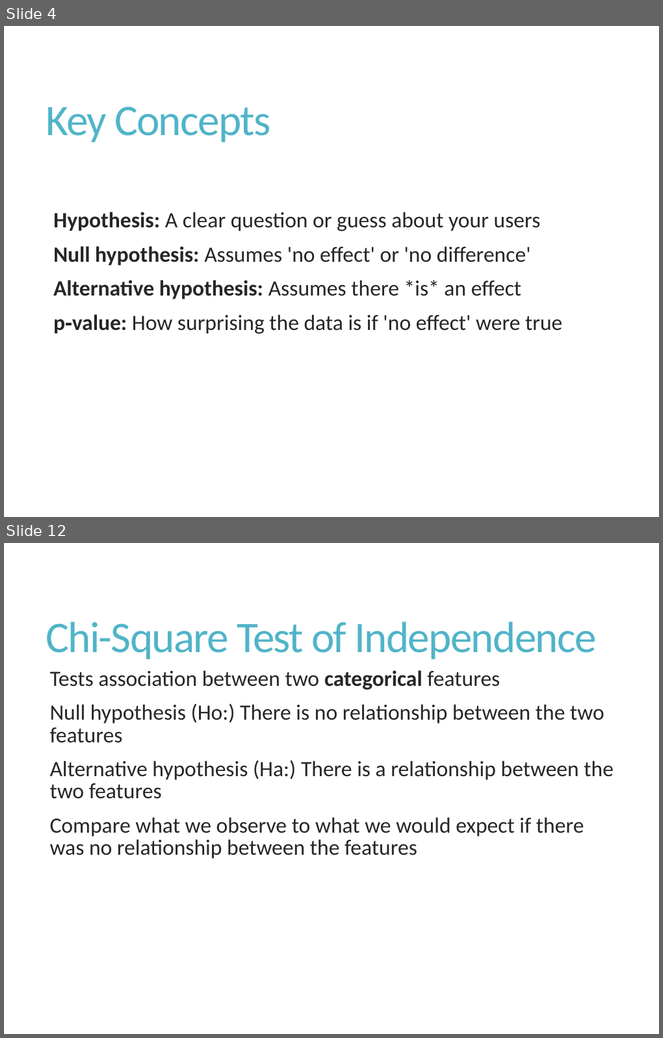
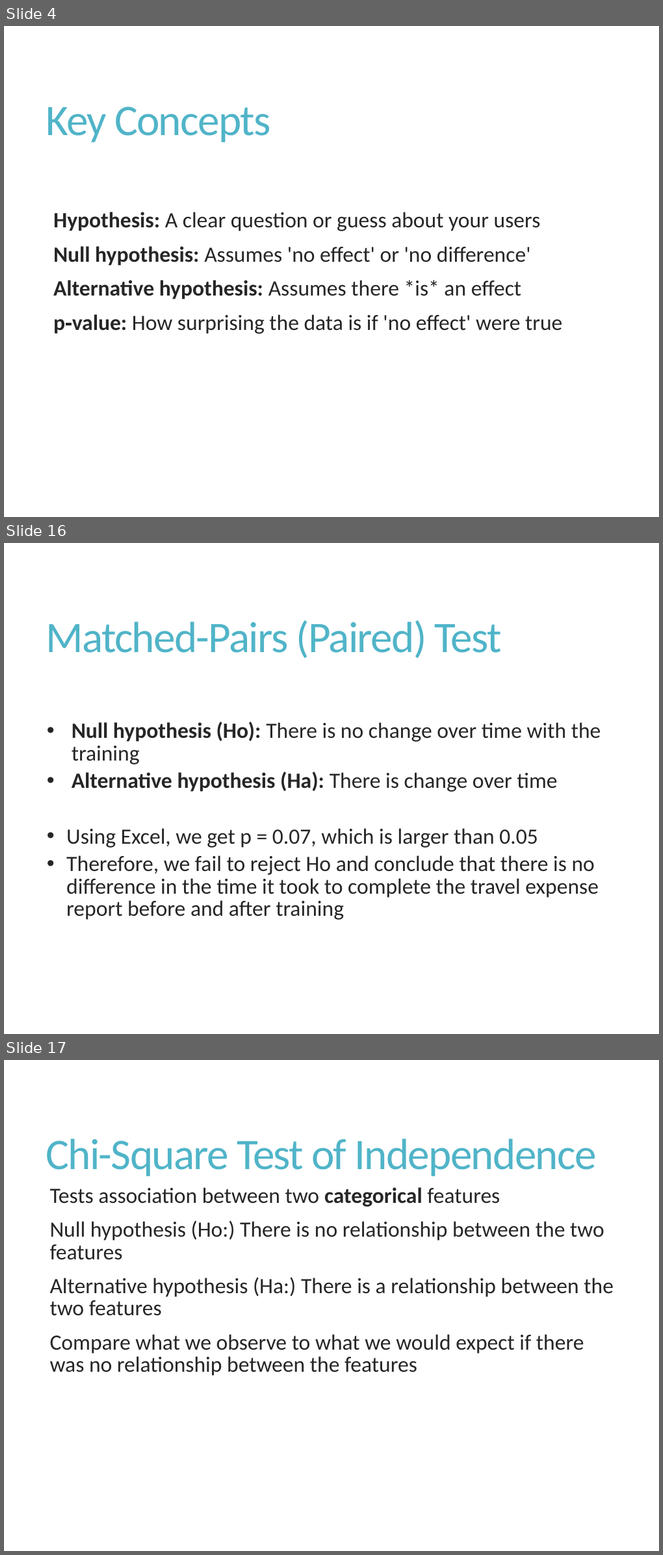
Before and after one commit to Chelsea-Myers/User_Experience_Research_Analytics, a slide deck: UXP_Presentations/UX_Hypothesis_Testing.pptx. Shown one above the other, each under a label of ours: slides 4 and 12 before the commit, slides 4, 16 and 17 after it; the slides between them are not shown. The pictures are 663x1038 and 663x1555 pixels, drawn with LibreOffice and Linux fonts; fonts in the diff are those of the drawing. Boxes give left, top, right and bottom in pixels: in the first picture for what was removed or moved away, otherwise in the second. Text is boxed around its words. In the diff, an @@ line names an element or a change of style, - is before the commit and + after.

```diff
--- a/UXP_Presentations/UX_Hypothesis_Testing.pptx
+++ b/UXP_Presentations/UX_Hypothesis_Testing.pptx
@@ slide 16 added at (x1=4, y1=543, x2=659, y2=1034), background #FFFFFF @@
@@ title added at (x1=46, y1=620, x2=501, y2=658), 48 pt, text #50B4C8 @@
+Matched-Pairs (Paired) Test
@@ text added at (x1=66, y1=722, x2=601, y2=920), 24 pt, text #262626 @@
+  • Null hypothesis (Ho): There is no change over time with the training
+  • Alternative hypothesis (Ha): There is change over time
+  • Using Excel, we get p = 0.07, which is larger than 0.05
+  • Therefore, we fail to reject Ho and conclude that there is no difference in the time it took to complete the travel expense report before and after training
@@ what was slide 12 is now slide 17 @@
```
Also in this commit, not shown: 7 slides changed, 4 other slides added.
